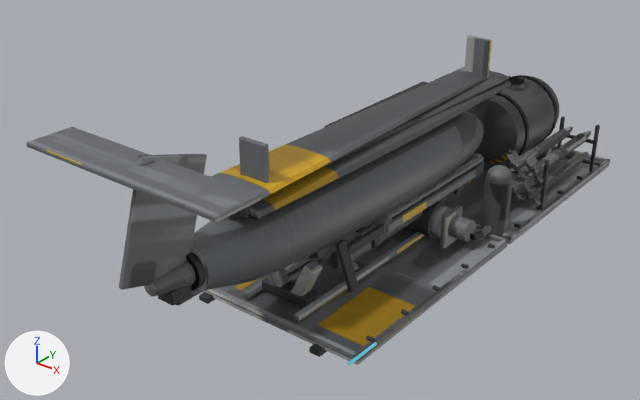
Before and after pictures for a commit that changed the FBX model modules/Vanguard/Assets/Models/SkywellKit.fbx.
The view is the same before and after, from a 50 mm camera at (4.82, -7.92, 4.67) aimed at (-0.41, -1.38, 0.61). Every picture has the same lights, and +X, +Y and +Z are marked at lower left. The picture after the commit comes second. Objects named as collision shapes, trigger or cutter boxes, shadow casters or lower levels of detail are left out. Where no turn or scale is listed for an object, it has been applied to the vertices. Vertices at exactly the same position are counted once.

The older version as bpy lines, for what is in view:
```python
ob_dark = bpy.data.objects.new('Dark', me_dark)
ob_dark.location = (0.0, 0.0, 0.0)
ob_deck = bpy.data.objects.new('Deck', me_deck)
ob_deck.location = (0.0, -1.4, 0.0)
ob_skin = bpy.data.objects.new('Skin', me_skin)
ob_skin.location = (0.0, 0.0, 0.0)
ob_skin_lod1 = bpy.data.objects.new('Skin_LOD1', me_skin_lod1)
ob_skin_lod1.location = (0.0, 0.0, 0.0)
ob_tail = bpy.data.objects.new('Tail', me_tail)
ob_tail.location = (0.0, -3.6, 0.95)
ob_wingletl = bpy.data.objects.new('WingletL', me_wingletl)
ob_wingletl.location = (0.0, 0.95, 1.48)
ob_wingletr = bpy.data.objects.new('WingletR', me_wingletr)
ob_wingletr.location = (0.0, -2.85, 1.42)
ob_wingouterl = bpy.data.objects.new('WingOuterL', me_wingouterl)
ob_wingouterl.location = (0.0, -3.15, 1.48)
ob_wingouterl_lod1 = bpy.data.objects.new('WingOuterL_LOD1', me_wingouterl_lod1)
ob_wingouterl_lod1.location = (0.0, -3.15, 1.48)
# also in view: 'Wing_LOD1' at (0.0, -0.95, 1.36); 'Kite' at (0.0, -1.19, 0.79); 'Loader' at (0.26, -0.28, 0.57); 'Dark.003' at (0.0, -1.51, 0.9); 'WingOuterR_LOD1' at (0.0, -0.8, 1.43)
```
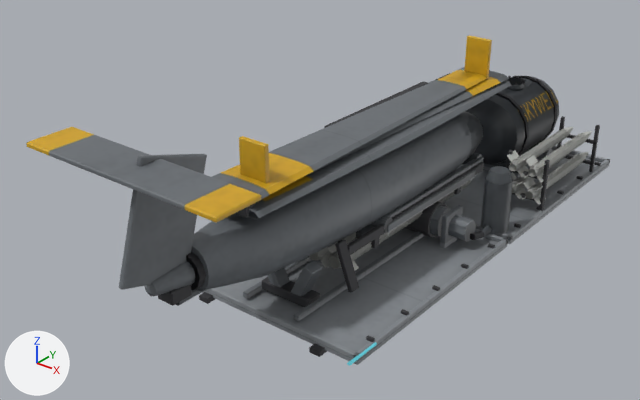
The change, as a diff of the scene's bpy script:
```diff
--- a/modules/Vanguard/Assets/Models/SkywellKit.fbx.py
+++ b/modules/Vanguard/Assets/Models/SkywellKit.fbx.py
@@ me_wingouterl @@
-me_wingouterl.from_pydata(...)  # 97 vertices, 96 faces; spans x -0.32..0.32, y 0.0..4.1, z -0.03..0.05
+me_wingouterl.from_pydata(...)  # 62 vertices, 70 faces; spans x -0.32..0.32, y 0.0..4.1, z -0.03..0.05
+# me_wingouterl part 3: 92 vertices removed from x -0.3..0.3, y 0.0..4.1, z -0.03..0.05; 57 vertices added at x -0.3..0.3, y 0.0..4.1, z -0.03..0.05
 me_wingouterl.materials.append(mat_skin_skywellkit)
@@ me_deck @@
 me_deck.from_pydata(...)  # 304 vertices, 338 faces; spans x -1.12..1.12, y -1.37..1.37, z 0.0..0.53
+# me_deck part 4: texture (UV) coordinates of 338 of 338 faces, centred in x -1.12..1.12, y -1.37..1.37, z 0.0..0.53, changed; they spanned u 0.02..0.99, v 0.01..0.99 and now span u 0.0..0.98, v 0.0..0.99
 me_deck.materials.append(mat_skin_skywellkit)
@@ me_tail @@
-me_tail.from_pydata(...)  # 96 vertices, 86 faces; spans x -1.05..1.05, y -0.74..2.65, z -0.12..1.15
+me_tail.from_pydata(...)  # 84 vertices, 96 faces; spans x -1.05..1.05, y -0.74..2.65, z -0.12..1.15
+# me_tail part 2: 57 kept faces spanning x -1.05..1.05, y -0.74..2.65, z -0.06..1.15 get new texture (UV) coordinates
+# edits to the shape of me_tail do not show in these pictures
 me_tail.materials.append(mat_skin_skywellkit)
@@ me_skin_lod1 @@
-me_skin_lod1.from_pydata(...)  # 785 vertices, 1398 faces; spans x -1.12..1.12, y -0.2..2.77, z 0.0..1.13
+me_skin_lod1.from_pydata(...)  # 738 vertices, 1290 faces; spans x -1.12..1.12, y -0.2..2.77, z 0.0..1.13
+# me_skin_lod1 part 7: 37 vertices moved from x -0.99..1.0, y 1.3..2.74, z 0.21..1.13 to x -1.0..1.0, y 1.3..2.74, z 0.26..1.13; 156 vertices removed from x -1.0..0.99, y 0.76..2.74, z 0.18..1.13; 145 vertices added at x -1.01..1.0, y 0.76..2.74, z 0.19..1.13
+# me_skin_lod1 part 8: 2 vertices moved from x 0.86..0.92, y -0.2..0.3, z 0.14..0.18 to x 0.85..0.91, y -0.2..0.3, z 0.18; 64 vertices removed from x 0.74..1.02, y -0.2..0.3, z 0.1..0.83; 36 vertices added at x 0.75..1.01, y -0.2..0.3, z 0.1..0.81
+# me_skin_lod1 part 9: 646 kept faces spanning x -1.12..1.12, y -0.2..2.77, z 0.0..1.13 get new texture (UV) coordinates
+# other edits to the shape of me_skin_lod1 do not show in these pictures
 me_skin_lod1.materials.append(mat_skin_skywellkit)
@@ me_wingouterl_lod1 @@
-me_wingouterl_lod1.from_pydata(...)  # 44 vertices, 74 faces; spans x -0.32..0.32, y 0.0..4.1, z -0.03..0.05
+me_wingouterl_lod1.from_pydata(...)  # 27 vertices, 50 faces; spans x -0.32..0.32, y 0.0..4.1, z -0.03..0.05
+# me_wingouterl_lod1 part 6
+# 40 vertices are removed from x -0.29..0.29, y 0.0..4.1, z -0.03..0.05
+# 74 faces are deleted
+# 23 vertices are added at x -0.27..0.27, y 0.0..4.1, z -0.03..0.05
+# 50 new faces join them
 me_wingouterl_lod1.materials.append(mat_skin_skywellkit)
@@ me_wingletl @@
 me_wingletl.from_pydata(...)  # 24 vertices, 26 faces; spans x -0.1..0.2, y -0.025..0.025, z -0.005..0.445
+# me_wingletl part 1: texture (UV) coordinates of 26 of 26 faces, centred in x -0.1..0.2, y -0.025..0.025, z -0.005..0.445, changed; they spanned u 0.13..0.89, v 0.23..0.9 and now span u 0.3..0.94, v 0.14..0.94
 me_wingletl.materials.append(mat_skin_skywellkit)
@@ me_skin @@
-me_skin.from_pydata(...)  # 1742 vertices, 1810 faces; spans x -1.12..1.12, y -0.2..2.77, z 0.0..1.13
+me_skin.from_pydata(...)  # 1614 vertices, 1866 faces; spans x -1.12..1.12, y -0.2..2.77, z 0.0..1.13
+# me_skin part 10: 128 vertices moved from x -1.01..1.01, y 2.2..2.29, z 0.26..0.62 to x -1.02..1.02, y 2.16..2.26, z 0.25..0.63; 152 vertices removed from x -0.44..0.44, y 1.25..2.74, z 0.18..1.13; 80 vertices added at x -0.42..0.42, y 1.25..2.74, z 0.2..1.13
+# me_skin part 11: 84 vertices removed from x 0.74..1.02, y -0.2..0.3, z 0.1..0.83; 36 vertices added at x 0.75..1.01, y -0.2..0.3, z 0.1..0.81
+# me_skin part 12: 1483 kept faces spanning x -1.12..1.12, y -0.2..2.77, z 0.0..0.69 get new texture (UV) coordinates
+# other edits to the shape of me_skin do not show in these pictures
 me_skin.materials.append(mat_skin_skywellkit)
@@ me_wingletr @@
 me_wingletr.from_pydata(...)  # 24 vertices, 26 faces; spans x -0.1..0.2, y -0.025..0.025, z -0.005..0.445
+# me_wingletr part 5: texture (UV) coordinates of 26 of 26 faces, centred in x -0.1..0.2, y -0.025..0.025, z -0.005..0.445, changed; they spanned u 0.07..0.89, v 0.21..0.9 and now span u 0.31..0.94, v 0.15..0.94
 me_wingletr.materials.append(mat_skin_skywellkit)
```

Boxes [x1, y1, x2, y2] around the edits, measured in the pictures (640 x 400 px; the box of a moved part takes in the faces that stretch with it):
'Skin_LOD1', reshaped
    before: [468, 76, 607, 241]
    after: [466, 77, 607, 241]
'WingOuterL_LOD1', reshaped
    before: [210, 70, 485, 191]
    after: [212, 70, 484, 192]
part 1 of me_wingletl, surface changed (grey to yellow)
    both: [464, 35, 492, 78]
part 2 of me_tail, surface changed
    both: [26, 127, 261, 294]
part 3 of me_wingouterl, moved or reshaped
    before: [222, 70, 487, 199]
    after: [225, 71, 487, 199]
part 4 of me_deck, surface changed
    both: [202, 205, 507, 365]
part 5 of me_wingletr, surface changed (grey to yellow)
    both: [239, 136, 269, 183]
part 7 of me_skin_lod1, moved or reshaped
    before: [468, 76, 591, 164]
    after: [466, 77, 592, 164]
part 8 of me_skin_lod1, moved or reshaped
    before: [481, 165, 513, 236]
    after: [481, 169, 512, 236]
part 9 of me_skin_lod1, surface changed
    both: [507, 87, 607, 229]
part 10 of me_skin, moved or reshaped
    before: [466, 76, 591, 164]
    after: [465, 76, 591, 164]
part 11 of me_skin, cut back
    before: [480, 165, 513, 236]
    after: [480, 166, 513, 236]
part 12 of me_skin, surface changed (lighter)
    both: [443, 127, 610, 239]
